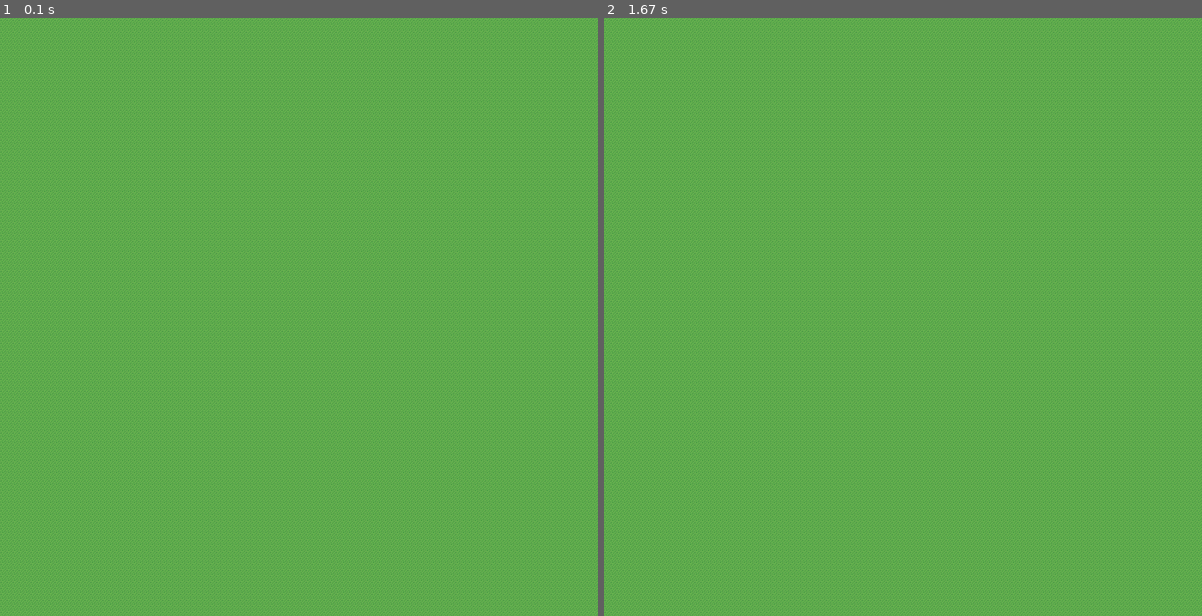
Above: before the commit, frames 1-2 (left to right).
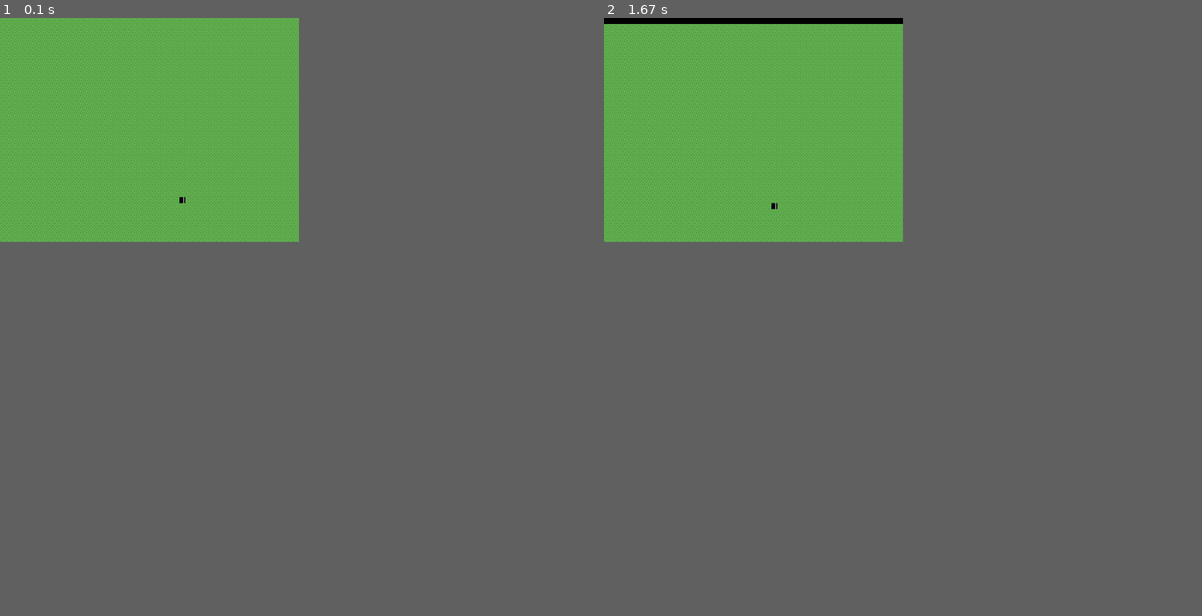
Above: after the commit, the same moments.

Repository: thecherry94/pygame_tilemap
Game: pygame game, started from tilemap.py
Same seed, same stepped clock (60 frames per second), same inputs: the game is played once before the commit and once after it.
Inputs:
- Up to frame 1 (0.1 s): no input
- Up to frame 2 (1.67 s): hold Right 0.33-0.8 s; hold Up 0.83-1.13 s; hold Right 1.17-1.63 s
In our replay, the window is 900x900 before the commit and 450x337 after it. These sizes can differ from the game's own. Grey fills any space a smaller window leaves; there, only what the larger window draws over its background counts as a difference.

The runs differ from the first frame. In frame 1, 19% of the frame differs, in the area x 0-100%, y 0-100%; in frame 2, 19%.

Commit message:
Added camera offset for tilemap
and started the player class

Diff:
--- /dev/null
+++ b/player.py
@@ -0,0 +1,37 @@
+import os
+import sys
+import pygame as pg
+from pygame.locals import *
+
+
+class Player:
+
+	def __init__(self, tilemap, can_move):
+		self.tmap = tilemap
+		self.pos = pos
+		self.can_move = can_move
+
+		self.img = pg.image.load("player.png")
+
+
+	def update(self, dt):
+		ev = pg.event.get()
+		x, y = self.pos
+		if ev.type == pg.KEYDOWN:
+			if ev.key == pg.K_UP:
+				#y -= 1
+				tmap.move_view_up()
+			elif ev.key == pg.K_DOWN:
+				#y += 1
+				tmap.move_view_down()
+			elif ev.key == pg.K_LEFT:
+				#x -= 1
+				tmap.move_view_left()
+			elif ev.key == pg.K_RIGHT:
+				#x += 1
+				tmap.move_view_right()
+			self.pos = (x, y)
+
+
+	def render(self, surf):
+		surf.blit(self.img, self.pos)
--- a/tilemap.py
+++ b/tilemap.py
@@ -38,8 +38,8 @@
 		self.sig_destroyed = Event()
 
 	@classmethod
-	def empty(cls, pos):
-		return cls(pos, 0, 24, False, False, TT_EMPTY, 100)
+	def empty(cls, pos, img_id):
+		return cls(pos, 0, img_id, False, False, TT_EMPTY, 100)
 
 	def remove_health(value):
 		hp -= value
@@ -58,6 +58,8 @@
 		self.tilesize = tilesize
 		self.img = img
 
+		self.render_offset = (0, 0)
+
 		'''
 		' Creates a 3D list of tiles
 		' Rows and cols are for the individual fields
@@ -65,7 +67,8 @@
 		' Everytime the arangement is changed, the tiles will be sorted by depth accordingly
 		' On initialization the list is empty
 		'''
-		self.map = [[[Tile.empty((x, y))] for x in range(num_tiles_x)] for y in range(num_tiles_y)]
+		self.map = [[[Tile.empty((x, y), 24)] for x in range(num_tiles_x)] for y in range(num_tiles_y)]
+		self.map[30][30] = [Tile.empty((30, 30), 23)]
 
 
 	def add_tile(self, pos, tile):
@@ -106,9 +109,15 @@
 		Renders all tiles in a block giving by (x, y) onto the designated surface
 		'''
 		x, y = pos
+		x_off, y_off = self.render_offset
+
+		if x < 0 or x >= self.num_tiles_x or y < 0 or y >= self.num_tiles_y:
+			return
+
 		for tile in self.map[y][x]:
+			x_r, y_r = tile.pos
 			img_x, img_y = self.tile_id_to_img_coords(tile.img_id)
-			map_pos = (x * self.tilesize, y * self.tilesize)
+			map_pos = ((x_r - x_off) * self.tilesize, (y_r - y_off) * self.tilesize)
 			img_pos = tuple([self.tilesize * n for n in (img_x, img_y, 1, 1)])
 			surf.blit(self.img, map_pos, img_pos)
 
@@ -116,8 +125,17 @@
 		'''
 		Renders all the tiles onto the given surface
 		'''
-		for y in range(self.num_tiles_y):
-			for x in range(self.num_tiles_x):
+
+		# Only render stuff that is visible on the screen
+		x_off, y_off = tuple([self.tilesize * n for n in self.render_offset])
+		x_start = int(x_off / self.tilesize)
+		y_start = int(y_off / self.tilesize)
+		w, h = pg.display.get_surface().get_size()
+		x_end = x_start + int(w / self.tilesize)
+		y_end = y_start + int(h / self.tilesize)
+
+		for y in range(y_start, y_end+1, 1):
+			for x in range(x_start, x_end+1, 1):
 				self.render_block((x, y), surf)
 
 
@@ -131,24 +149,62 @@
 		return (int(img_id % tiles_x), int(img_id / tiles_x))
 
 
+	def move_view_up(self):
+		x_off, y_off = self.render_offset
+		y_off -= 1
+		self.render_offset = (x_off, y_off)
+
+	def move_view_down(self):
+		x_off, y_off = self.render_offset
+		y_off += 1
+		self.render_offset = (x_off, y_off)
+
+	def move_view_left(self):
+		x_off, y_off = self.render_offset
+		x_off -= 1
+		self.render_offset = (x_off, y_off)
+
+	def move_view_right(self):
+		x_off, y_off = self.render_offset
+		x_off += 1
+		self.render_offset = (x_off, y_off)
 
 pg.init()
 TILESIZE = 16
 NUM_TILES_X = 100
 NUM_TILES_Y = 100
 tilemap_img = pg.image.load("tiles.png")
-disp = pg.display.set_mode((NUM_TILES_X * TILESIZE, NUM_TILES_X * TILESIZE))
+disp = pg.display.set_mode((800, 600))
 
 
 tmap = Tilemap(NUM_TILES_X, NUM_TILES_Y, TILESIZE, tilemap_img)
-
+clk = pg.time.Clock()
+
+clk.tick()
+stop = False
 while True:
 
 	for ev in pg.event.get():
 		if ev.type == QUIT:
 			pg.quit()
 			sys.exit()
+		if ev.type == pg.KEYDOWN:
+			if ev.key == pg.K_UP:
+				tmap.move_view_up()
+			elif ev.key == pg.K_DOWN:
+				tmap.move_view_down()
+			elif ev.key == pg.K_LEFT:
+				tmap.move_view_left()
+			elif ev.key == pg.K_RIGHT:
+				tmap.move_view_right()
+
+
+	disp.fill((0, 0, 0))
 
 	tmap.render_map(disp)
 
 	pg.display.update()
+
+	clk.tick()
+
+	#print(clk.get_time())
Binary file added: player.png
